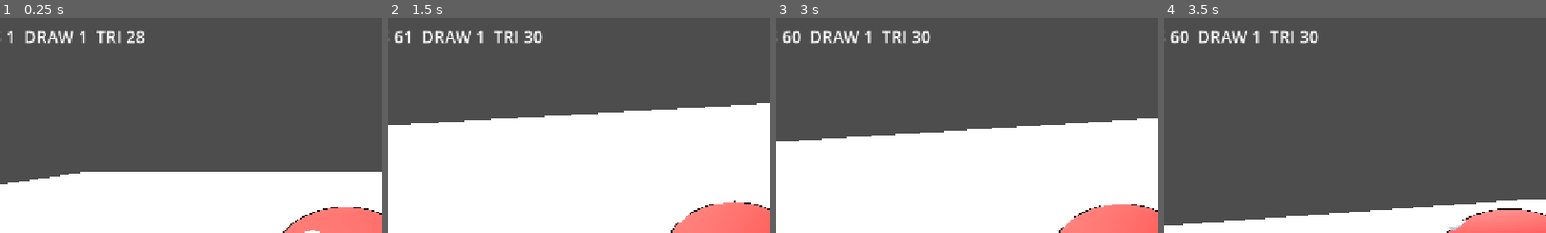
Above: before the commit, frames 1-4 (left to right).
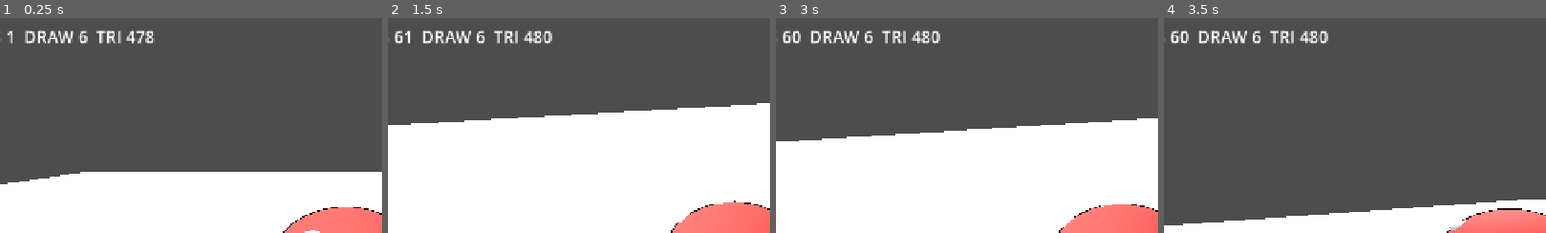
Above: after the commit, the same moments.

Repository: tuzkimo/fungi-party
Game: Godot game, scene res://game/main.tscn
Two runs of this game, one before a commit and one after it. Both use one fixed random seed, a clock stepped at 60 frames per second and the inputs below.
Inputs (mouse positions are % of the whole screen's width and height, from its top left):
- Up to frame 1 (0.25 s): no input
- Up to frame 2 (1.5 s): tap Enter at 0.5 s; move the mouse to (72, 45) at 0.52 s; hold D (move_right) 0.53-1.25 s; tap Space (jump) at 0.6, 0.77, 1.07 s; click (72, 45) at 0.67 s; drag from (30, 55) to (45, 70) at 1.27 s
- Up to frame 3 (3 s): tap Space (jump) at 2, 2.3 s; move the mouse to (60, 28) at 2.02 s; hold D (move_right) 2.03-2.75 s; hold Shift (run) 2.03-2.75 s; click (60, 28) at 2.17 s; drag from (45, 70) to (20, 35) at 2.77 s
- Up to frame 4 (3.5 s): no input
The pictures show only the part of the screen within x 5-55%, y 0-50%; the shares and areas given below are measured in that part.

The runs differ from the first frame. In frame 1, 0.4% of the frame differs, in the area x 20-41%, y 5-12%; in frame 2, 0.3%; in frame 3, 0.3%; in frame 4, 0.3%.

Commit message:
触屏虚拟摇杆与跳跃按钮，支持多指

Diff:
--- a/game/camera/cam_rig.gd
+++ b/game/camera/cam_rig.gd
@@ -17,6 +17,11 @@
 var _yaw := 0.0
 
 @onready var _camera: Camera3D = $Camera3D
+var _touch: TouchControls = null
+
+
+func _ready() -> void:
+	_touch = get_tree().get_first_node_in_group("touch_controls") as TouchControls
 
 
 static func orbit(current: Vector3, drag: Vector2, sens: float, pitch_min: float, pitch_max: float) -> Vector3:
@@ -33,6 +38,8 @@
 	if event is InputEventMouseMotion and Input.is_action_pressed("orbit"):
 		_apply_drag(event.relative)
 	elif event is InputEventScreenDrag:
+		if _touch != null and _touch.is_on_control(event.position):
+			return
 		_apply_drag(event.relative)
 
 
--- a/game/main.tscn
+++ b/game/main.tscn
@@ -2,6 +2,7 @@
 
 [ext_resource type="PackedScene" path="res://game/ui/debug_hud.tscn" id="1_hud"]
 [ext_resource type="PackedScene" path="res://game/player/mushroom.tscn" id="2_mushroom"]
+[ext_resource type="PackedScene" path="res://game/ui/touch_controls.tscn" id="3_touch"]
 
 [sub_resource type="ProceduralSkyMaterial" id="Sky_1"]
 sky_top_color = Color(0.35, 0.5, 0.75, 1)
@@ -45,3 +46,5 @@
 position = Vector3(0, 0.05, 0)
 
 [node name="DebugHUD" parent="." instance=ExtResource("1_hud")]
+
+[node name="TouchControls" parent="." instance=ExtResource("3_touch")]
--- a/game/player/player.gd
+++ b/game/player/player.gd
@@ -6,6 +6,8 @@
 @onready var _visual: MushroomMesh = $MushroomMesh
 
 var speed_input := Vector2.ZERO
+var _touch: TouchControls = null
+var _prev_touch_jump := false
 var _was_on_floor := true
 var _land_timer := 0.0
 var _walk_phase := 0.0
@@ -13,10 +15,18 @@
 
 func _ready() -> void:
 	Controls.ensure()
+	_touch = get_tree().get_first_node_in_group("touch_controls") as TouchControls
 
 
 func _physics_process(delta: float) -> void:
 	var input := Input.get_vector("move_left", "move_right", "move_forward", "move_back")
+	var want_jump := Input.is_action_just_pressed("jump")
+	if _touch != null:
+		if _touch.move_input.length() > 0.05:
+			input = _touch.move_input
+		if _touch.jump_pressed and not _prev_touch_jump:
+			want_jump = true
+		_prev_touch_jump = _touch.jump_pressed
 	speed_input = input
 
 	var on_floor := is_on_floor()
@@ -36,7 +46,7 @@
 		velocity.y = 0.0
 	elif not on_floor:
 		velocity.y -= Config.GRAVITY * delta
-	if on_floor and Input.is_action_just_pressed("jump"):
+	if on_floor and want_jump:
 		velocity.y = Movement.jump_velocity(Config.GRAVITY, Config.JUMP_HEIGHT)
 
 	move_and_slide()
--- /dev/null
+++ b/game/ui/touch_controls.gd
@@ -0,0 +1,98 @@
+class_name TouchControls
+extends Control
+
+## 单指摇杆 + 单指跳跃，按 finger index 各认各的手指。
+## 相机把落在控件上的拖动交还给我们，否则推摇杆会同时转视角。
+
+const STICK_RADIUS := 110.0
+const JUMP_RADIUS := 56.0
+const DEADZONE := 12.0
+const GRAB_FACTOR := 1.6
+const EDGE_MARGIN := 120.0
+
+var move_input := Vector2.ZERO
+var jump_pressed := false
+
+var _stick_finger := -1
+var _jump_finger := -1
+var _stick_center := Vector2.ZERO
+var _jump_center := Vector2.ZERO
+
+
+static func joystick_vector(center: Vector2, touch: Vector2, radius: float, deadzone: float) -> Vector2:
+	var delta := touch - center
+	var length := delta.length()
+	if length < deadzone:
+		return Vector2.ZERO
+	if length > radius:
+		return delta.normalized()
+	return delta / radius
+
+
+func _ready() -> void:
+	add_to_group("touch_controls")
+	_layout()
+
+
+func _notification(what: int) -> void:
+	if what == NOTIFICATION_RESIZED:
+		_layout()
+		queue_redraw()
+
+
+func _layout() -> void:
+	var view := get_viewport_rect().size
+	_stick_center = Vector2(EDGE_MARGIN + STICK_RADIUS, view.y - EDGE_MARGIN - STICK_RADIUS)
+	_jump_center = Vector2(view.x - EDGE_MARGIN - JUMP_RADIUS, view.y - EDGE_MARGIN - JUMP_RADIUS)
+
+
+func is_on_control(pos: Vector2) -> bool:
+	return (
+		pos.distance_to(_stick_center) <= STICK_RADIUS * GRAB_FACTOR
+		or pos.distance_to(_jump_center) <= JUMP_RADIUS * GRAB_FACTOR
+	)
+
+
+func _input(event: InputEvent) -> void:
+	if event is InputEventScreenTouch:
+		if event.pressed:
+			_on_press(event)
+		else:
+			_on_release(event)
+	elif event is InputEventScreenDrag and event.index == _stick_finger:
+		_update_stick(event.position)
+
+
+func _on_press(event: InputEventScreenTouch) -> void:
+	if _stick_finger < 0 and event.position.distance_to(_stick_center) <= STICK_RADIUS * GRAB_FACTOR:
+		_stick_finger = event.index
+		_update_stick(event.position)
+	elif _jump_finger < 0 and event.position.distance_to(_jump_center) <= JUMP_RADIUS * GRAB_FACTOR:
+		_jump_finger = event.index
+		jump_pressed = true
+		queue_redraw()
+
+
+func _on_release(event: InputEventScreenTouch) -> void:
+	if event.index == _stick_finger:
+		_stick_finger = -1
+		move_input = Vector2.ZERO
+		queue_redraw()
+	elif event.index == _jump_finger:
+		_jump_finger = -1
+		jump_pressed = false
+		queue_redraw()
+
+
+func _update_stick(position: Vector2) -> void:
+	move_input = TouchControls.joystick_vector(_stick_center, position, STICK_RADIUS, DEADZONE)
+	queue_redraw()
+
+
+func _draw() -> void:
+	draw_circle(_stick_center, STICK_RADIUS, Color(1, 1, 1, 0.16))
+	draw_circle(_stick_center, STICK_RADIUS, Color(1, 1, 1, 0.35), false, 3.0)
+	draw_circle(_stick_center + move_input * STICK_RADIUS, STICK_RADIUS * 0.42, Color(1, 1, 1, 0.55))
+	var jump_alpha := 0.55 if jump_pressed else 0.22
+	draw_circle(_jump_center, JUMP_RADIUS, Color(1, 1, 1, jump_alpha))
+	draw_circle(_jump_center, JUMP_RADIUS, Color(1, 1, 1, 0.45), false, 3.0)
--- /dev/null
+++ b/game/ui/touch_controls.tscn
@@ -0,0 +1,15 @@
+[gd_scene load_steps=2 format=3]
+
+[ext_resource type="Script" path="res://game/ui/touch_controls.gd" id="1_touch"]
+
+[node name="TouchControls" type="CanvasLayer"]
+
+[node name="Surface" type="Control" parent="."]
+layout_mode = 3
+anchors_preset = 15
+anchor_right = 1.0
+anchor_bottom = 1.0
+grow_horizontal = 2
+grow_vertical = 2
+mouse_filter = 2
+script = ExtResource("1_touch")
--- a/tests/run_tests.gd
+++ b/tests/run_tests.gd
@@ -6,8 +6,8 @@
 	var failures := 0
 	for f in files:
 		var script: GDScript = load("res://tests/%s" % f)
-		if script == null:
-			printerr("无法加载 tests/%s" % f)
+		if script == null or not script.can_instantiate():
+			printerr("无法加载 tests/%s（语法错误？）" % f)
 			failures += 1
 			continue
 		var case: Object = script.new()
--- /dev/null
+++ b/tests/test_touch_controls.gd
@@ -0,0 +1,25 @@
+extends "res://tests/test_base.gd"
+
+
+func test_deadzone() -> void:
+	check_eq(
+		TouchControls.joystick_vector(Vector2.ZERO, Vector2(3, 0), 100.0, 10.0),
+		Vector2.ZERO,
+		"死区内不响应",
+	)
+
+
+func test_clamp_to_unit() -> void:
+	var v := TouchControls.joystick_vector(Vector2.ZERO, Vector2(300, 0), 100.0, 10.0)
+	check(absf(v.length() - 1.0) < 0.0001, "超出半径夹到 1（实得 %.3f）" % v.length())
+	check(v.x > 0.99, "方向保留")
+
+
+func test_partial() -> void:
+	var v := TouchControls.joystick_vector(Vector2.ZERO, Vector2(50, 0), 100.0, 10.0)
+	check(v.x > 0.4 and v.x < 0.7, "半程约 0.5（实得 %.3f）" % v.x)
+
+
+func test_direction_kept() -> void:
+	var v := TouchControls.joystick_vector(Vector2.ZERO, Vector2(0, -80), 100.0, 10.0)
+	check(v.y < -0.7 and absf(v.x) < 0.001, "向上推得到负 y")
Not shown, added: game/ui/touch_controls.gd.uid
Not shown, added: tests/test_touch_controls.gd.uid
